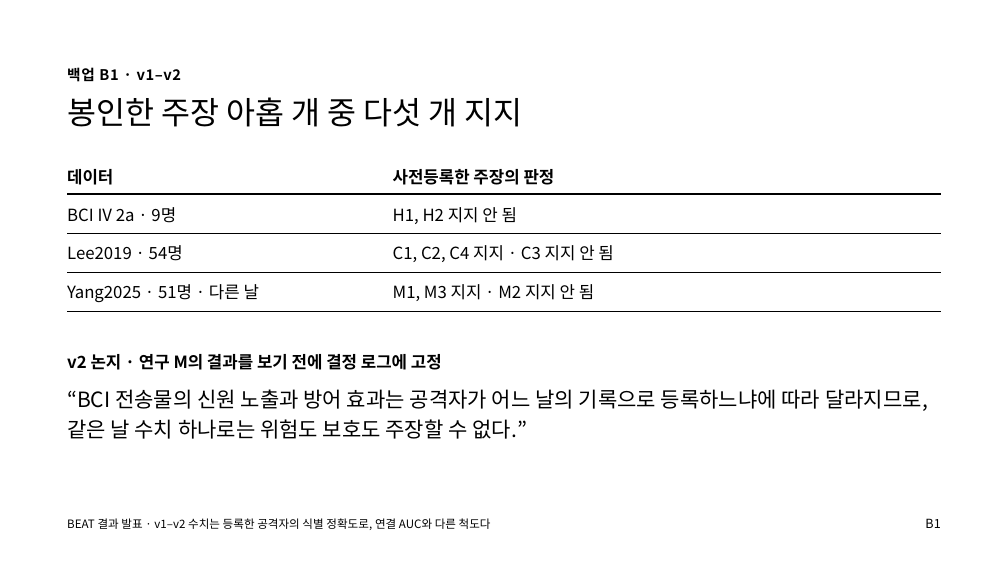
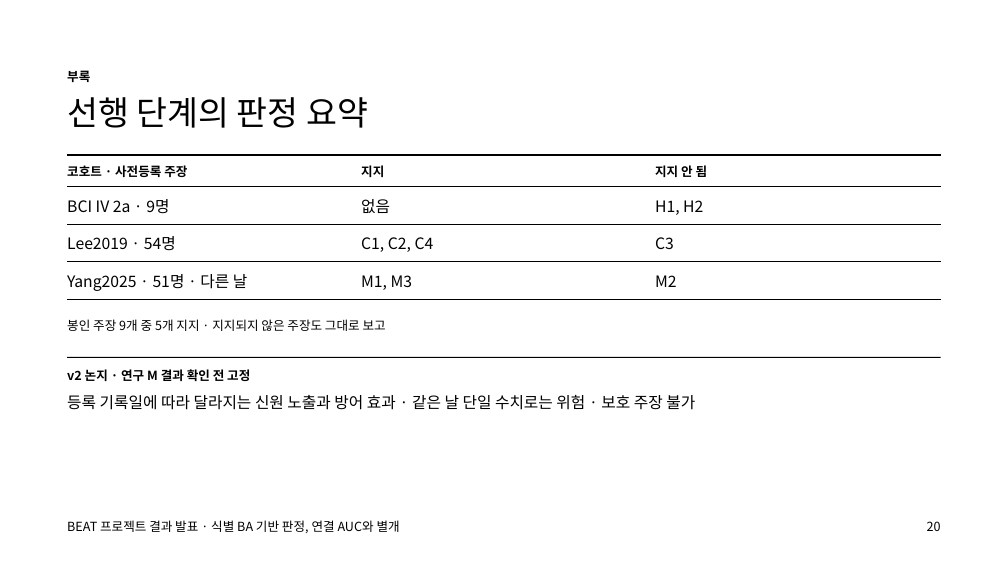
Before and after one commit to gigalove6783-pixel/beat-eeg-privacy, a slide deck: slide 20 of presentation/BEAT_demo_talk.pptx (slide 14 before the commit). Drawn at 1008x567 pixels with LibreOffice and Linux fonts; fonts in the diff are those of the drawing. Boxes give left, top, right and bottom in pixels: in the first picture for what was removed or moved away, otherwise in the second. Text is boxed around its words. In the diff, an @@ line names an element or a change of style, - is before the commit and + after.

```diff
--- a/presentation/BEAT_demo_talk.pptx
+++ b/presentation/BEAT_demo_talk.pptx
@@ text removed at [67,67,181,82] @@
-백업 B1 · v1–v2
@@ text added at [67,70,90,82], 12 pt, text #000000, bold @@
+부록
@@ text at [67,97,368,128]: text changed; size 30 to 32 pt @@
-봉인한 주장 아홉 개 중 다섯 개 지지
+선행 단계의 판정 요약
@@ table at [67,155,941,298] @@
-column 1: 데이터 | BCI IV 2a · 9명 | Lee2019 · 54명 | Yang2025 · 51명 · 다른 날
-column 2: 사전등록한 주장의 판정 | H1, H2 지지 안 됨 | C1, C2, C4 지지 · C3 지지 안 됨 | M1, M3 지지 · M2 지지 안 됨
+column 1: 코호트 · 사전등록 주장 | BCI IV 2a · 9명 | Lee2019 · 54명 | Yang2025 · 51명 · 다른 날
+column 2: 지지 | 없음 | C1, C2, C4 | M1, M3
+column 3: 지지 안 됨 | H1, H2 | C3 | M2
@@ text added at [67,319,386,331], 12 pt, text #000000 @@
+봉인 주장 9개 중 5개 지지 · 지지되지 않은 주장도 그대로 보고
@@ rectangle added at [67,357,941,358], fill #000000 @@
@@ text at [67,369,250,381]: text changed; size 16 to 12 pt @@
-v2 논지 · 연구 M의 결과를 보기 전에 결정 로그에 고정
+v2 논지 · 연구 M 결과 확인 전 고정
@@ text removed at [67,389,928,439] @@
-“BCI 전송물의 신원 노출과 방어 효과는 공격자가 어느 날의 기록으로 등록하느냐에 따라 달라지므로,
-같은 날 수치 하나로는 위험도 보호도 주장할 수 없다.”
@@ text added at [67,395,695,410], 15 pt, text #000000 @@
+등록 기록일에 따라 달라지는 신원 노출과 방어 효과 · 같은 날 단일 수치로는 위험 · 보호 주장 불가
@@ text removed at [67,518,491,530] @@
-BEAT 결과 발표 · v1–v2 수치는 등록한 공격자의 식별 정확도로, 연결 AUC와 다른 척도다
@@ text added at [67,520,400,533], 12 pt, text #000000 @@
+BEAT 프로젝트 결과 발표 · 식별 BA 기반 판정, 연결 AUC와 별개
@@ text removed at [925,518,940,528] @@
-B1
@@ text added at [927,521,941,531], 12 pt, text #000000 @@
+20
```
Also in this commit, not shown: 6 other slides changed, 18 slides added, 12 slides removed, 24 other files.
